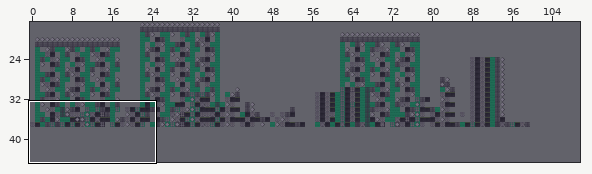
Tiled map, stored at assets/maps/stage3_1_la_entrada_de_piedra/stage3_1_la_entrada_de_piedra.tmx. The first picture is a wide view before the edit; the outline marks the close-up.
Close-up. Before the commit:
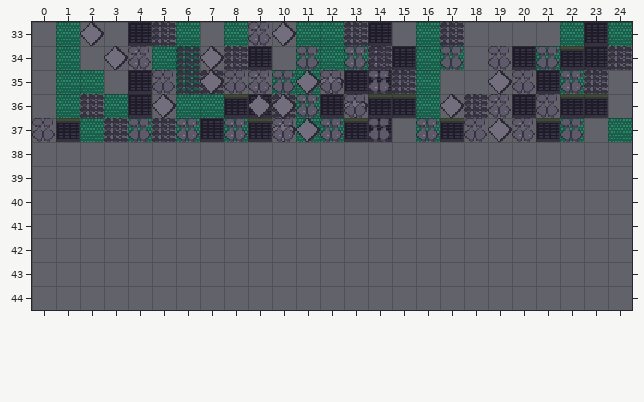
Cells are 16x16 px. Shown: x 0..24, y 33..44. The commit also changed other parts of the map, which this record leaves out. The old version is drawn lined up with the new one.
The same view after the edit:
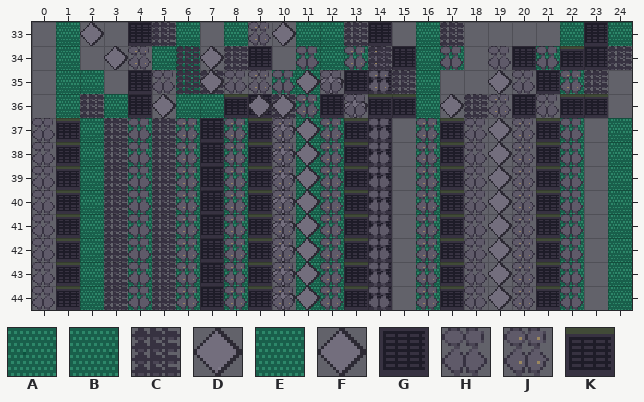
Key: from "tileset_invenio_gothic_v5": A 76, B 92, C 93, D 94, E 100, F 102, G 105, H 312, J 314, K 323.
_ is an empty cell, . an unchanged one.
The edit:
map size 100x38 -> 160x45 cells
--- layer "BG_Mid"
@@ x 5..22 @@
-38 __._.___._._....._
-39 __._.___._._....._
-40 __._.___._._....._
-41 __._.___._._....._
-42 __._.___._._....._
-43 __._.___._._....._
-44 __._.___._._....._
+38 CE.B.DEB.G.E.....E
+39 CE.B.DEB.G.E.....E
+40 CE.B.DEB.G.E.....E
+41 CE.B.DEB.G.E.....E
+42 CE.B.DEB.G.E.....E
+43 CE.B.DEB.G.E.....E
+44 CE.B.DEB.G.E.....E
--- layer "Terrain"
@@ x 0..24 @@
-38 _...___________._______._
-39 _...___________._______._
-40 _...___________._______._
-41 _...___________._______._
-42 _...___________._______._
-43 _...___________._______._
-44 _...___________._______._
+38 H...ACJGJKJFJKH.JKHFJKH.A
+39 H...ACJGJKJFJKH.JKHFJKH.A
+40 H...ACJGJKJFJKH.JKHFJKH.A
+41 H...ACJGJKJFJKH.JKHFJKH.A
+42 H...ACJGJKJFJKH.JKHFJKH.A
+43 H...ACJGJKJFJKH.JKHFJKH.A
+44 H...ACJGJKJFJKH.JKHFJKH.A
--- layer "Terrain_Detail"
@@ x 1..4 @@
-38 ____
-39 ____
-40 ____
-41 ____
-42 ____
-43 ____
-44 ____
+38 KECH
+39 KECH
+40 KECH
+41 KECH
+42 KECH
+43 KECH
+44 KECH
Changed places in both close-ups, as pixel boxes (x1, y1, x2, y2):
added: (32, 142, 392, 310)
added: (416, 142, 584, 310)
added: (608, 142, 632, 310)
